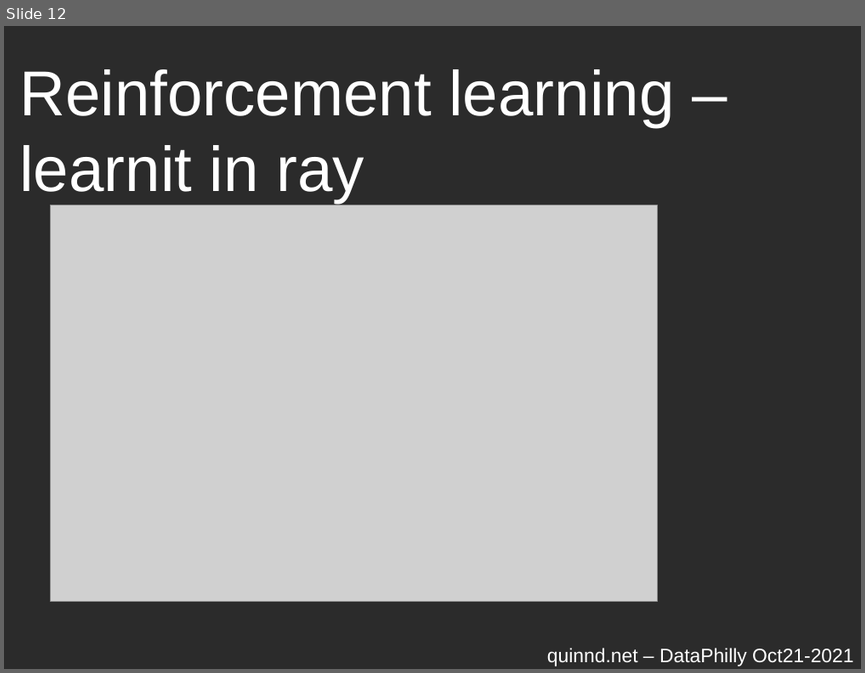
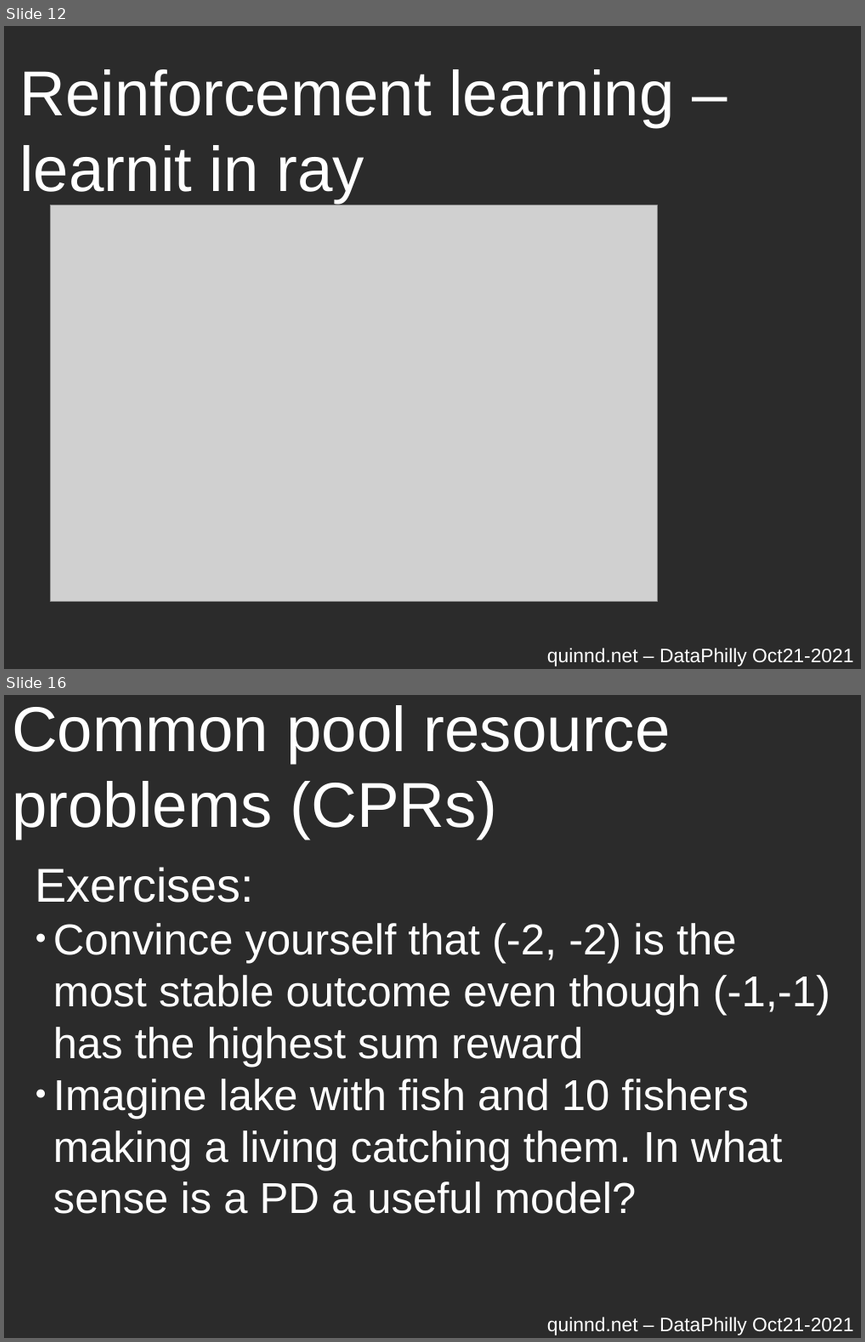
Before and after one commit to quinn-dougherty/marl-cpr-dataphilly-talk, a slide deck: marl-cpr-talk.odp. Shown one above the other, each under a label of ours: slide 12 before the commit, slides 12 and 16 after it; the slides between them are not shown. The pictures are 865x673 and 865x1342 pixels, drawn with LibreOffice and Linux fonts; fonts in the diff are those of the drawing; grey boxes stand for pictures; background and template pictures are left out; a plain dark background stands for a picture behind light text. Boxes give left, top, right and bottom in pixels: in the first picture for what was removed or moved away, otherwise in the second. Text is boxed around its words. In the diff, an @@ line names an element or a change of style, - is before the commit and + after.

```diff
--- a/marl-cpr-talk.odp
+++ b/marl-cpr-talk.odp
@@ slide 16 added at (x1=4, y1=695, x2=861, y2=1338), background picture (left out); not listed: 1 template element that a slide beside it also shows @@
@@ title added at (x1=12, y1=705, x2=670, y2=839), 58.7 pt, text #FFFFFF @@
+Common pool resource problems (CPRs)
@@ text added at (x1=35, y1=867, x2=830, y2=1213), 40 pt, text #FFFFFF @@
+Exercises:
+● Convince yourself that (-2, -2) is the most stable outcome even though (-1,-1) has the highest sum reward
+● Imagine lake with fish and 10 fishers making a living catching them. In what sense is a PD a useful model?
```
Also in this commit, not shown: 6 slides changed, 6 other slides added, 2 other files.
